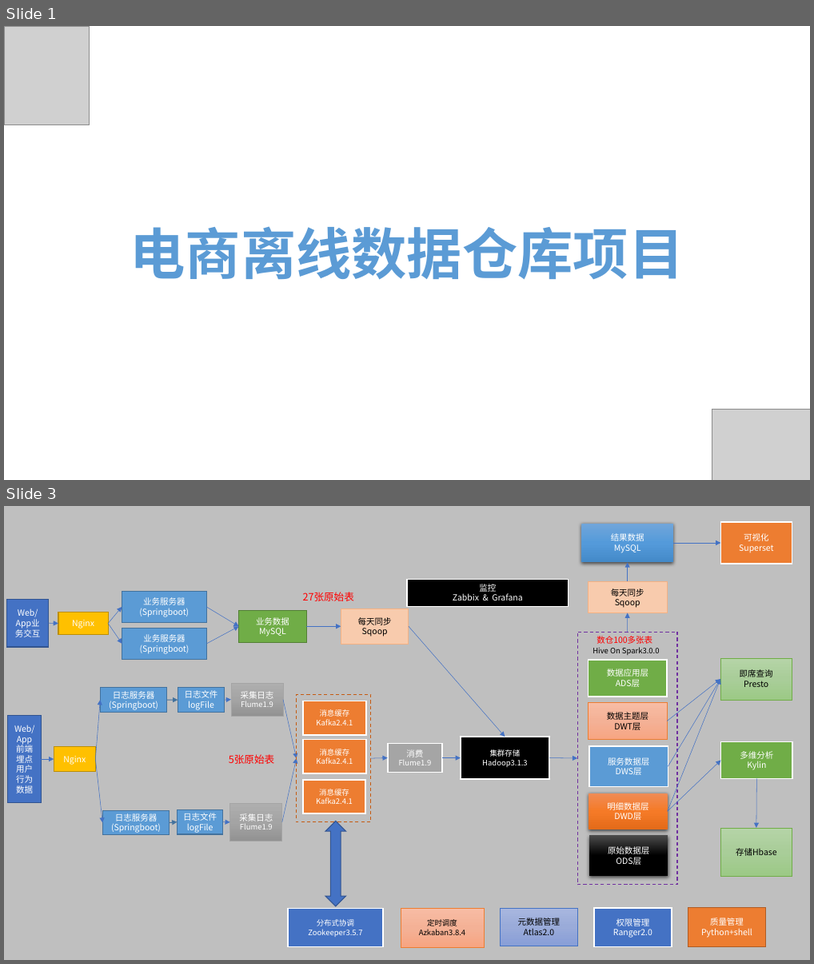
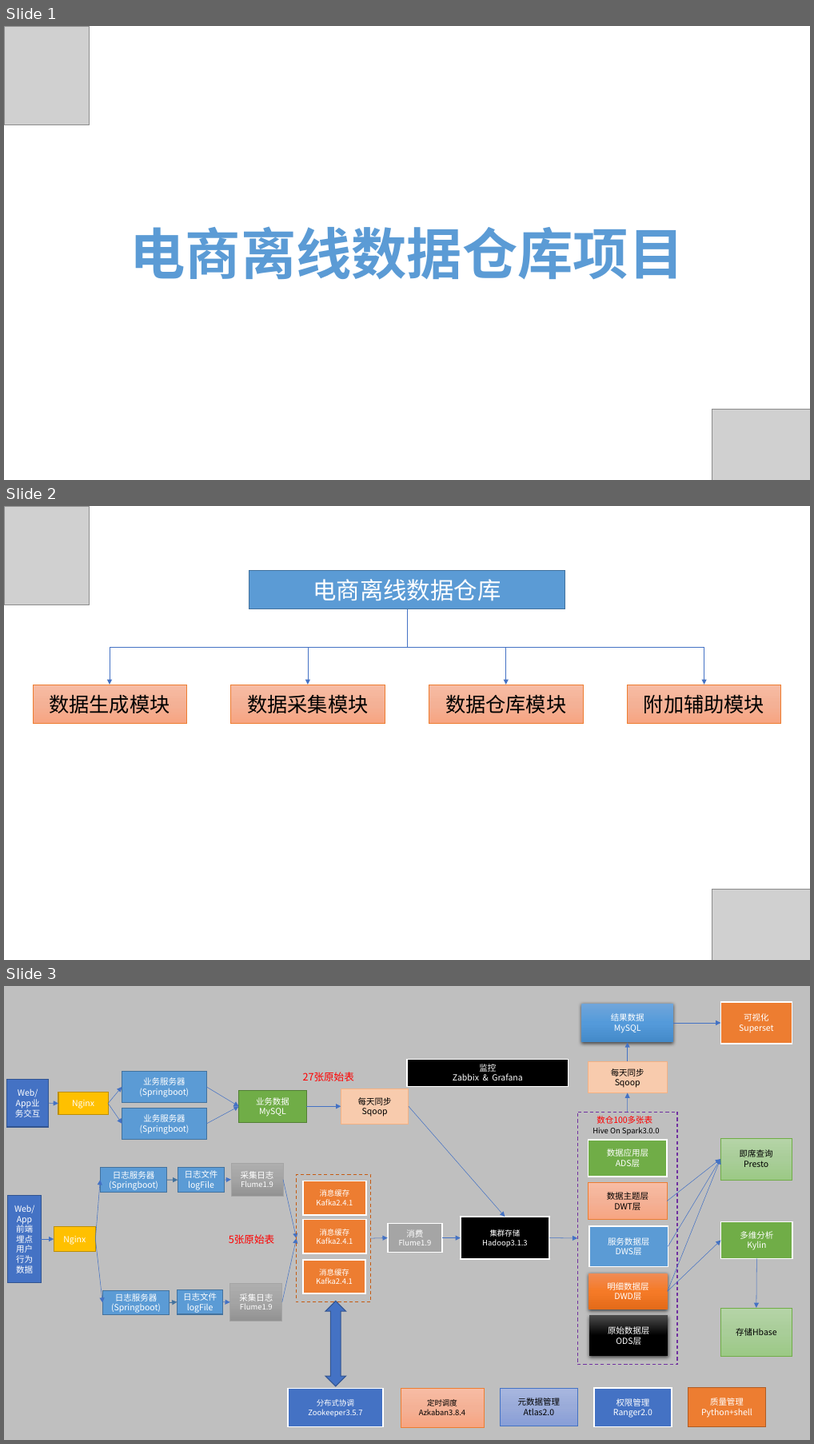
Before and after one commit to hunter95671/DataWarehouse, a slide deck: 电商离线数据仓库流程架构.pptx. Shown one above the other, each under a label of ours: slides 1 and 3 before the commit, slides 1, 2 and 3 after it; the slides between them are not shown. The pictures are 814x964 and 814x1444 pixels, drawn with LibreOffice and Linux fonts; fonts in the diff are those of the drawing; grey boxes stand for pictures. Boxes give left, top, right and bottom in pixels: in the first picture for what was removed or moved away, otherwise in the second. Text is boxed around its words. In the diff, an @@ line names an element or a change of style, - is before the commit and + after.

Commit message:
ppt

```diff
--- a/电商离线数据仓库流程架构.pptx
+++ b/电商离线数据仓库流程架构.pptx
@@ slide 2 added at (4, 506, 810, 960), background #FFFFFF @@
@@ picture added at (4, 506, 90, 605) @@
@@ rectangle added at (249, 570, 565, 609), fill #5B9BD5, outline #43739E 1 pt, 28 pt, text #FFFFFF @@
+电商离线数据仓库
@@ elbow arrow added from (407, 609) to (110, 684), #4472C4 0.5 pt @@
@@ elbow arrow added from (407, 609) to (308, 684), #4472C4 0.5 pt @@
@@ elbow arrow added from (407, 609) to (506, 684), #4472C4 0.5 pt @@
@@ elbow arrow added from (407, 609) to (705, 684), #4472C4 0.5 pt @@
@@ rectangle added at (33, 684, 186, 723), fill gradient #F7BDA5 to #F5B196 to #F8A582, outline #ED7D31 0.5 pt, 24 pt, text #000000 @@
+数据生成模块
@@ rectangle added at (231, 684, 385, 723), fill gradient #F7BDA5 to #F5B196 to #F8A582, outline #ED7D31 0.5 pt, 24 pt, text #000000 @@
+数据采集模块
@@ rectangle added at (430, 684, 583, 723), fill gradient #F7BDA5 to #F5B196 to #F8A582, outline #ED7D31 0.5 pt, 24 pt, text #000000 @@
+数据仓库模块
@@ rectangle added at (628, 684, 782, 723), fill gradient #F7BDA5 to #F5B196 to #F8A582, outline #ED7D31 0.5 pt, 24 pt, text #000000 @@
+附加辅助模块
@@ picture added at (712, 889, 810, 960) @@
```
Also in this commit, not shown: 1 slide removed.
